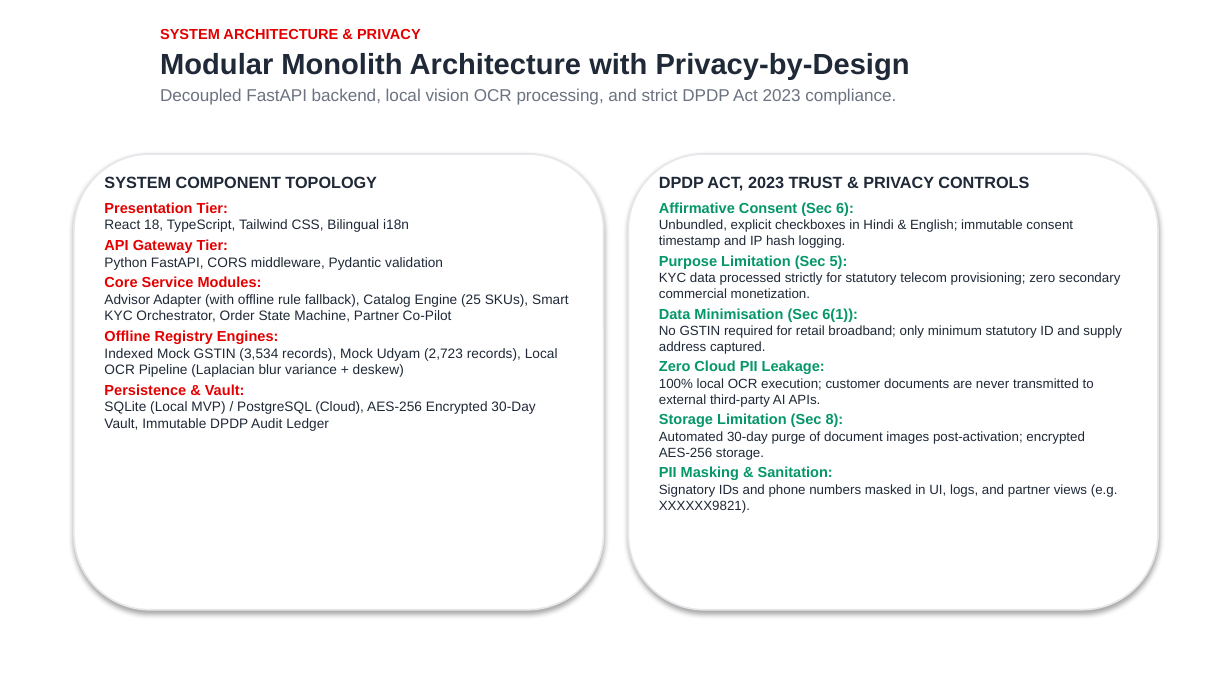
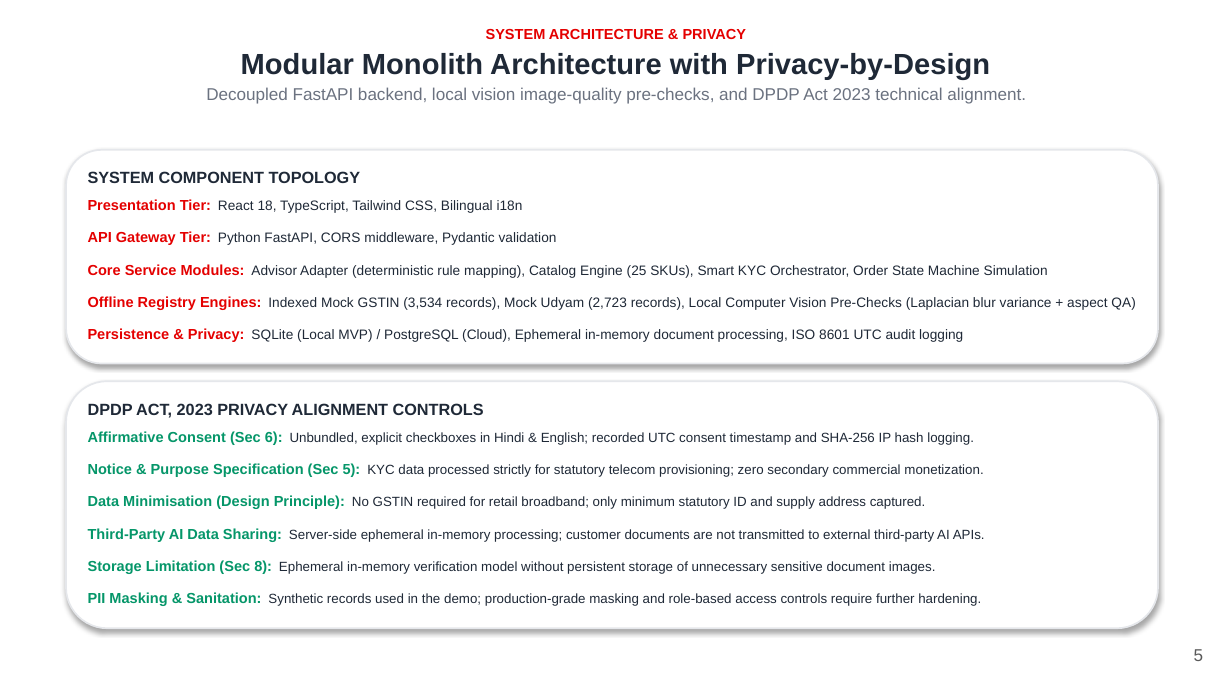
Before and after one commit to lavu-create/udyam-digital, a slide deck: slide 5 of submission/Project_Udyam_Digital.pptx. Drawn at 1232x693 pixels with LibreOffice and Linux fonts; fonts in the diff are those of the drawing; background and template pictures are left out. Boxes give left, top, right and bottom in pixels: in the first picture for what was removed or moved away, otherwise in the second. Text is boxed around its words. In the diff, an @@ line names an element or a change of style, - is before the commit and + after.

Commit message:
chore: final release cleanup, verified presentation deck, and privacy documentation alignment

```diff
--- a/submission/Project_Udyam_Digital.pptx
+++ b/submission/Project_Udyam_Digital.pptx
@@ text at <box>241,29,990,79</box>: alignment left to centre; less space between paragraphs @@
@@ text at <box>206,87,1026,104</box>: text changed @@
-Decoupled FastAPI backend, local vision OCR processing, and strict DPDP Act 2023 compliance.
+Decoupled FastAPI backend, local vision image-quality pre-checks, and DPDP Act 2023 technical alignment.
@@ rounded rectangle added at <box>67,150,1158,363</box>, fill #FFFFFF, outline #E5E7EB 1 pt @@
@@ rounded rectangle removed at <box>74,154,604,610</box> @@
@@ text "SYSTEM COMPONENT TOPOLOGY": place and size @@
-text "SYSTEM COMPONENT TOPOLOGY" at <box>104,176,569,431</box>
+text "SYSTEM COMPONENT TOPOLOGY" at <box>88,171,1135,342</box>
@@ text at <box>88,171,361,183</box>: less space between paragraphs @@
@@ rounded rectangle removed at <box>628,154,1158,610</box> @@
@@ text at <box>88,199,1135,342</box>: text changed @@
-Presentation Tier:
-React 18, TypeScript, Tailwind CSS, Bilingual i18n
-API Gateway Tier:
-Python FastAPI, CORS middleware, Pydantic validation
-Core Service Modules:
-Advisor Adapter (with offline rule fallback), Catalog Engine (25 SKUs), Smart KYC Orchestrator, Order State Machine, Partner Co-Pilot
-Offline Registry Engines:
-Indexed Mock GSTIN (3,534 records), Mock Udyam (2,723 records), Local OCR Pipeline (Laplacian blur variance + deskew)
-Persistence & Vault:
-SQLite (Local MVP) / PostgreSQL (Cloud), AES-256 Encrypted 30-Day Vault, Immutable DPDP Audit Ledger
+Presentation Tier: React 18, TypeScript, Tailwind CSS, Bilingual i18n
+API Gateway Tier: Python FastAPI, CORS middleware, Pydantic validation
+Core Service Modules: Advisor Adapter (deterministic rule mapping), Catalog Engine (25 SKUs), Smart KYC Orchestrator, Order State Machine Simulation
+Offline Registry Engines: Indexed Mock GSTIN (3,534 records), Mock Udyam (2,723 records), Local Computer Vision Pre-Checks (Laplacian blur variance + aspect QA)
+Persistence & Privacy: SQLite (Local MVP) / PostgreSQL (Cloud), Ephemeral in-memory document processing, ISO 8601 UTC audit logging
@@ rounded rectangle added at <box>67,381,1158,628</box>, fill #FFFFFF, outline #E5E7EB 1 pt @@
@@ text at <box>88,403,985,606</box>: text changed @@
-DPDP ACT, 2023 TRUST & PRIVACY CONTROLS
-Affirmative Consent (Sec 6):
-Unbundled, explicit checkboxes in Hindi & English; immutable consent timestamp and IP hash logging.
-Purpose Limitation (Sec 5):
-KYC data processed strictly for statutory telecom provisioning; zero secondary commercial monetization.
-Data Minimisation (Sec 6(1)):
-No GSTIN required for retail broadband; only minimum statutory ID and supply address captured.
-Zero Cloud PII Leakage:
-100% local OCR execution; customer documents are never transmitted to external third-party AI APIs.
-Storage Limitation (Sec 8):
-Automated 30-day purge of document images post-activation; encrypted AES-256 storage.
-PII Masking & Sanitation:
-Signatory IDs and phone numbers masked in UI, logs, and partner views (e.g. XXXXXX9821).
+DPDP ACT, 2023 PRIVACY ALIGNMENT CONTROLS
+Affirmative Consent (Sec 6): Unbundled, explicit checkboxes in Hindi & English; recorded UTC consent timestamp and SHA-256 IP hash logging.
+Notice & Purpose Specification (Sec 5): KYC data processed strictly for statutory telecom provisioning; zero secondary commercial monetization.
+Data Minimisation (Design Principle): No GSTIN required for retail broadband; only minimum statutory ID and supply address captured.
+Third-Party AI Data Sharing: Server-side ephemeral in-memory processing; customer documents are not transmitted to external third-party AI APIs.
+Storage Limitation (Sec 8): Ephemeral in-memory verification model without persistent storage of unnecessary sensitive document images.
+PII Masking & Sanitation: Synthetic records used in the demo; production-grade masking and role-based access controls require further hardening.
@@ page number added at <box>1194,649,1204,661</box>, 10 pt, text #595959 @@
+5
```
Also in this commit, not shown: 6 other slides changed, 26 other files.
